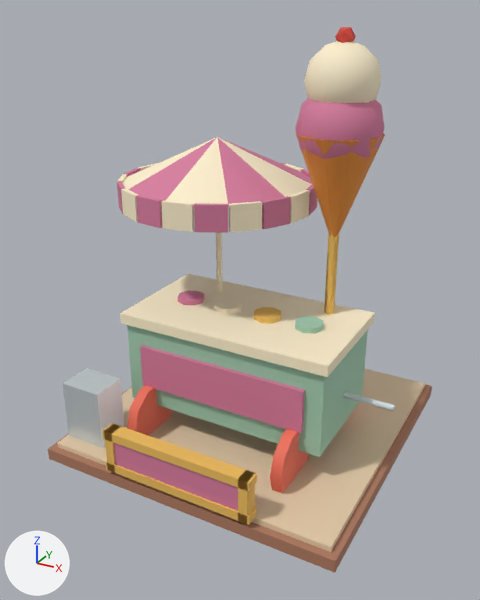
What one commit did to the glTF model games/brightway-park/public/art/models/stall_icecream.glb.
Rendered twice from a 50 mm camera at (3.2, -6.2, 4.75) aimed at (-0.05, -0.29, 1.79). The axes (+X, +Y, +Z) are drawn at lower left. The lights are the same throughout. The older version comes first. Where no turn or scale is listed for an object, it has been applied to the vertices.

Names of what the first picture shows: 'stall_icecream_0', 'stall_icecream_1', 'stall_icecream_10', 'stall_icecream_12', 'stall_icecream_2', 'stall_icecream_3', 'stall_icecream_4', 'stall_icecream_5', 'stall_icecream_6', 'stall_icecream_8', 'stall_icecream_9' and 2 more.
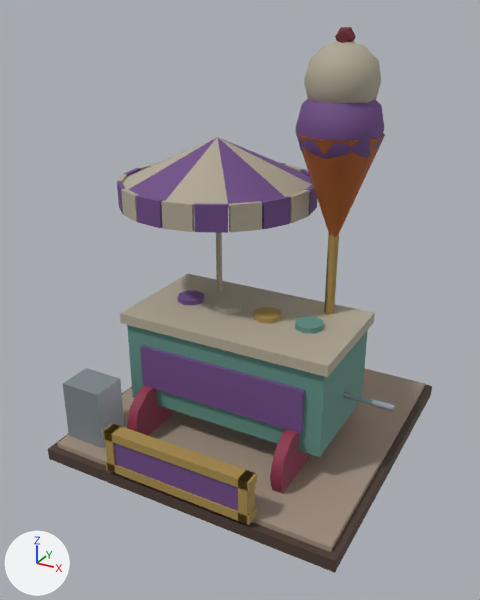
Boxes [x1, y1, x2, y2] around the edits, measured in the pictures (480 x 600 px):
'stall_icecream_3', recoloured (beige to grey)
    both: [117, 42, 381, 377]
'stall_icecream_1', recoloured (darker)
    both: [57, 368, 425, 552]
'stall_icecream_4', recoloured (darker)
    both: [114, 99, 384, 511]
'stall_icecream_2', recoloured (green to cyan)
    both: [127, 316, 368, 457]
'stall_icecream_0', recoloured
    both: [48, 384, 432, 573]
'stall_icecream_5', recoloured
    both: [103, 233, 339, 525]
'stall_icecream_8', recoloured (beige to grey)
    both: [123, 137, 312, 208]
'stall_icecream_9', recoloured (pink to purple)
    both: [128, 138, 312, 207]
'stall_icecream_10', recoloured (orange to brown)
    both: [295, 131, 385, 237]
'stall_icecream_12', recoloured (light grey to grey)
    both: [63, 368, 124, 448]
'stall_icecream_6', recoloured
    both: [127, 385, 308, 494]

Edits to the bpy script that builds the scene:
```text
Change mat_material_0:
    mat_material_0.base_color: (0.418, 0.191, 0.117) -> (0.0742, 0.0437, 0.0331)  # brown #ad7960 -> brown #4d3b33
Change mat_material_1:
    mat_material_1.base_color: (0.784, 0.604, 0.402) -> (0.356, 0.279, 0.216)  # beige #e5ccaa -> beige #a19080
Change mat_material_2:
    mat_material_2.base_color: (0.356, 0.597, 0.434) -> (0.114, 0.275, 0.231)  # green #a1cbb0 -> cyan #5f8f84
Change mat_material_3:
    mat_material_3.base_color: (1.0, 0.88, 0.624) -> (0.44, 0.392, 0.301)  # beige #fff1cf -> grey #b1a895
Change mat_material_4:
    mat_material_4.base_color: (0.68, 0.202, 0.337) -> (0.156, 0.0685, 0.238)  # pink #d77c9d -> purple #6e4a86
Change mat_material_5:
    mat_material_5.base_color: (0.847, 0.503, 0.107) -> (0.381, 0.254, 0.0685)  # orange #edbc5c -> brown #a68a4a
Change mat_material_6:
    mat_material_6.base_color: (0.863, 0.162, 0.0999) -> (0.262, 0.0284, 0.0685)  # red #ef7059 -> red #8c2f4a
Change mat_material_8:
    mat_material_8.base_color: (1.0, 0.88, 0.624) -> (0.44, 0.392, 0.301)  # beige #fff1cf -> grey #b1a895
Change mat_material_9:
    mat_material_9.base_color: (0.68, 0.202, 0.337) -> (0.156, 0.0685, 0.238)  # pink #d77c9d -> purple #6e4a86
Change mat_material_10:
    mat_material_10.base_color: (0.807, 0.283, 0.0423) -> (0.392, 0.102, 0.016)  # orange #e8913a -> brown #a85a22
Change mat_material_12:
    mat_material_12.base_color: (0.658, 0.723, 0.745) -> (0.275, 0.323, 0.352)  # light grey #d4dde0 -> grey #8f9aa0
```
